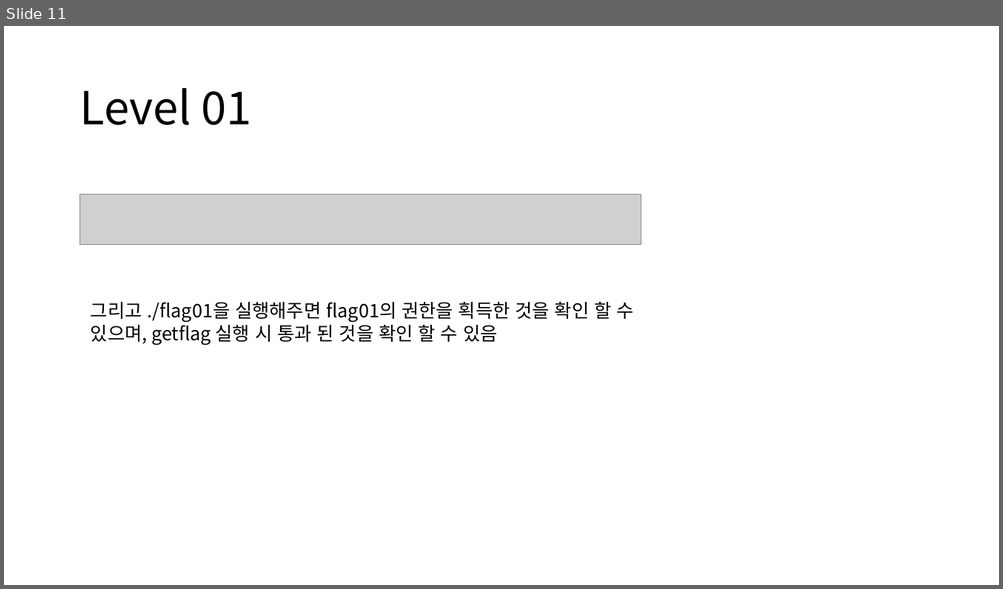
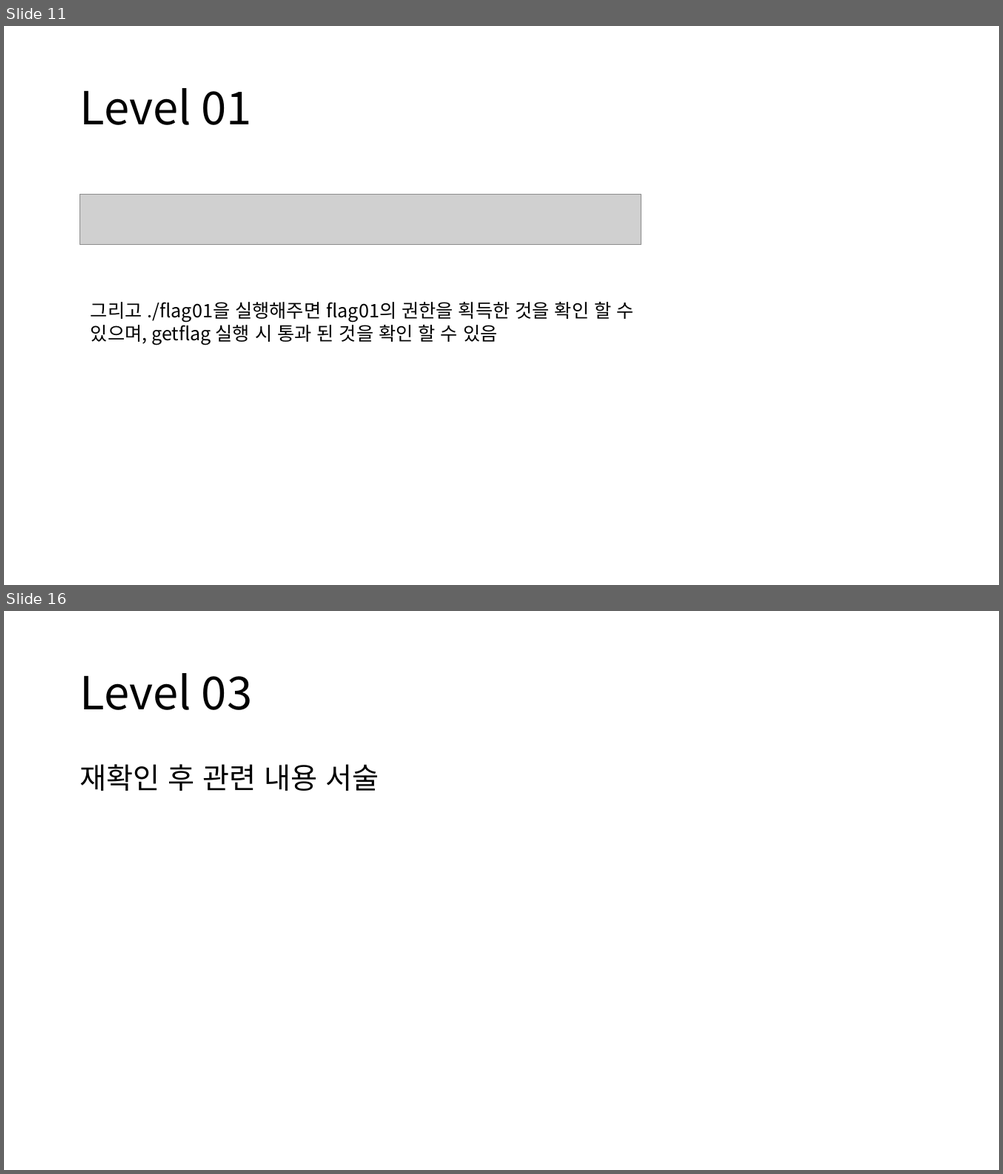
Before and after one commit to WinterMute1000/MyArchive, a slide deck: Nebula/Nebula Level00~Level03.pptx. Shown one above the other, each under a label of ours: slide 11 before the commit, slides 11 and 16 after it; the slides between them are not shown. The pictures are 1003x589 and 1003x1174 pixels, drawn with LibreOffice and Linux fonts; fonts in the diff are those of the drawing; grey boxes stand for pictures. Boxes give left, top, right and bottom in pixels: in the first picture for what was removed or moved away, otherwise in the second. Text is boxed around its words. In the diff, an @@ line names an element or a change of style, - is before the commit and + after.

```diff
--- a/Nebula/Nebula Level00~Level03.pptx
+++ b/Nebula/Nebula Level00~Level03.pptx
@@ slide 16 added at [4, 611, 999, 1170], background #FFFFFF @@
@@ title added at [79, 673, 252, 710], 44 pt, text #000000 @@
+Level 03
@@ text added at [79, 764, 378, 791], 28 pt, text #000000 @@
+재확인 후 관련 내용 서술
```
Also in this commit, not shown: 4 other slides added.
